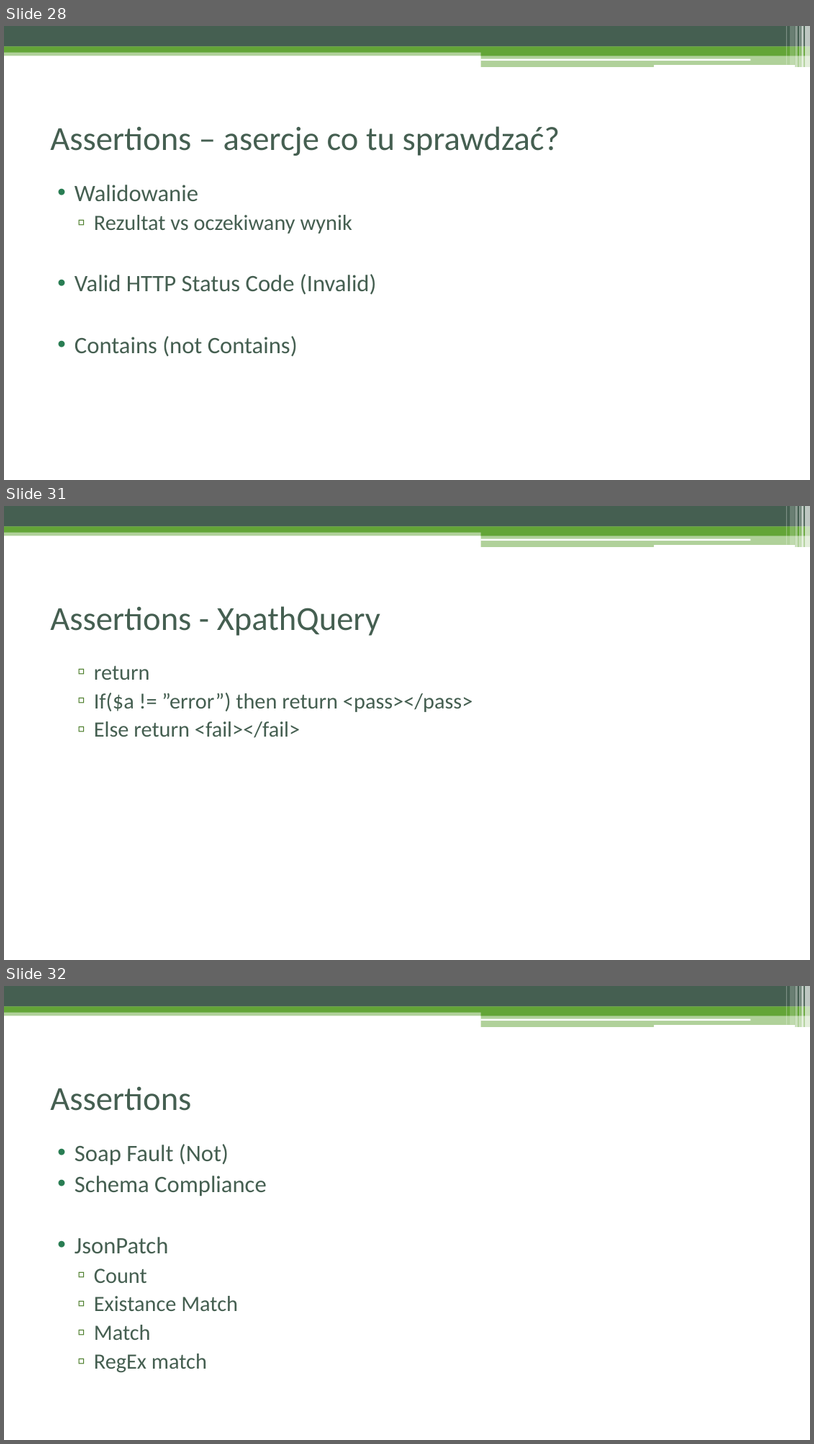
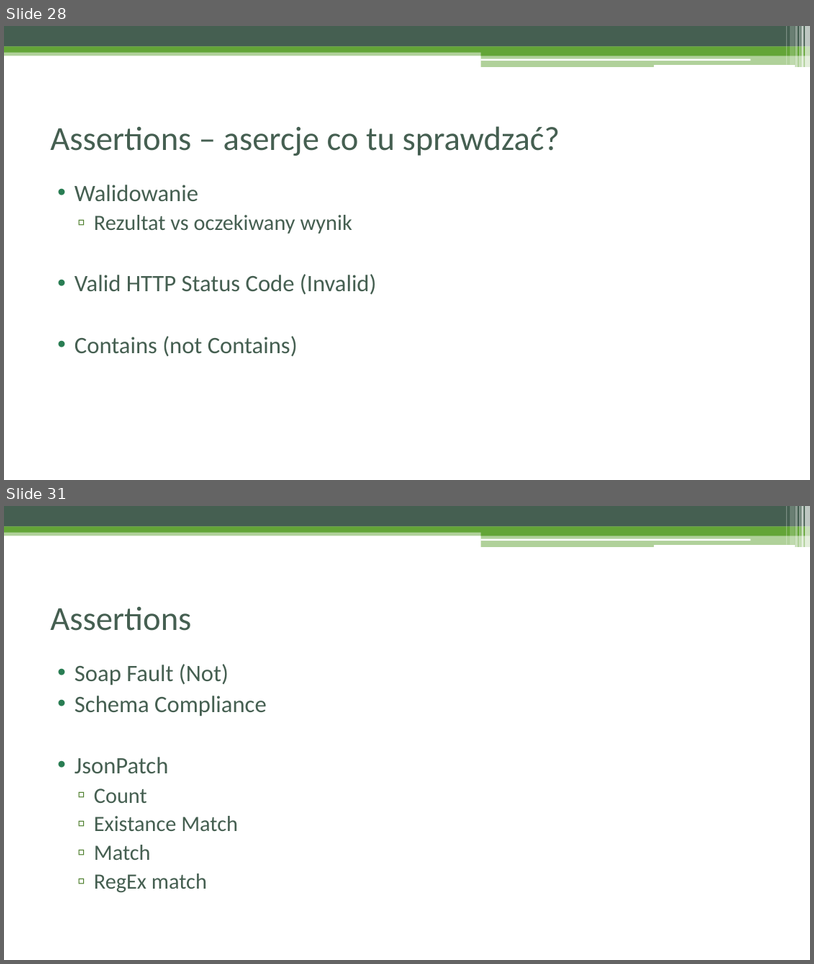
Before and after one commit to czyzyk29/SoapUI_Workshop, a slide deck: Warsztat_soapUI.pptx. Shown one above the other, each under a label of ours: slides 28, 31 and 32 before the commit, slides 28 and 31 after it; the slides between them are not shown. The pictures are 814x1444 and 814x964 pixels, drawn with LibreOffice and Linux fonts; fonts in the diff are those of the drawing. Boxes give left, top, right and bottom in pixels: in the first picture for what was removed or moved away, otherwise in the second. Text is boxed around its words. In the diff, an @@ line names an element or a change of style, - is before the commit and + after.

```diff
--- a/Warsztat_soapUI.pptx
+++ b/Warsztat_soapUI.pptx
@@ slide 31 removed at (4, 506, 810, 960), background #FFFFFF; not listed: 13 template elements that a slide beside it also shows @@
@@ title removed at (50, 606, 381, 636) @@
-Assertions - XpathQuery
@@ text removed at (94, 666, 473, 738) @@
-  ▫ return
-  ▫ If($a != ”error”) then return <pass></pass>
-  ▫ Else return <fail></fail>
@@ what was slide 32 is now slide 31 @@
```
Also in this commit, not shown: 14 slides changed, 3 other files.
